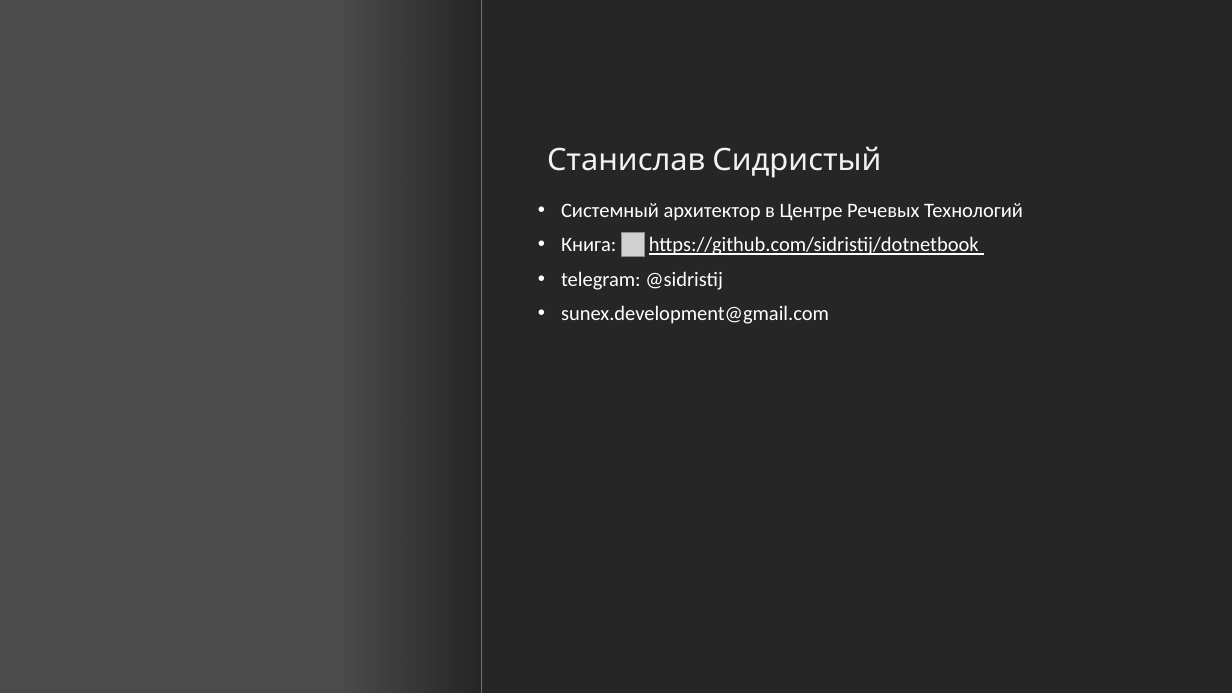
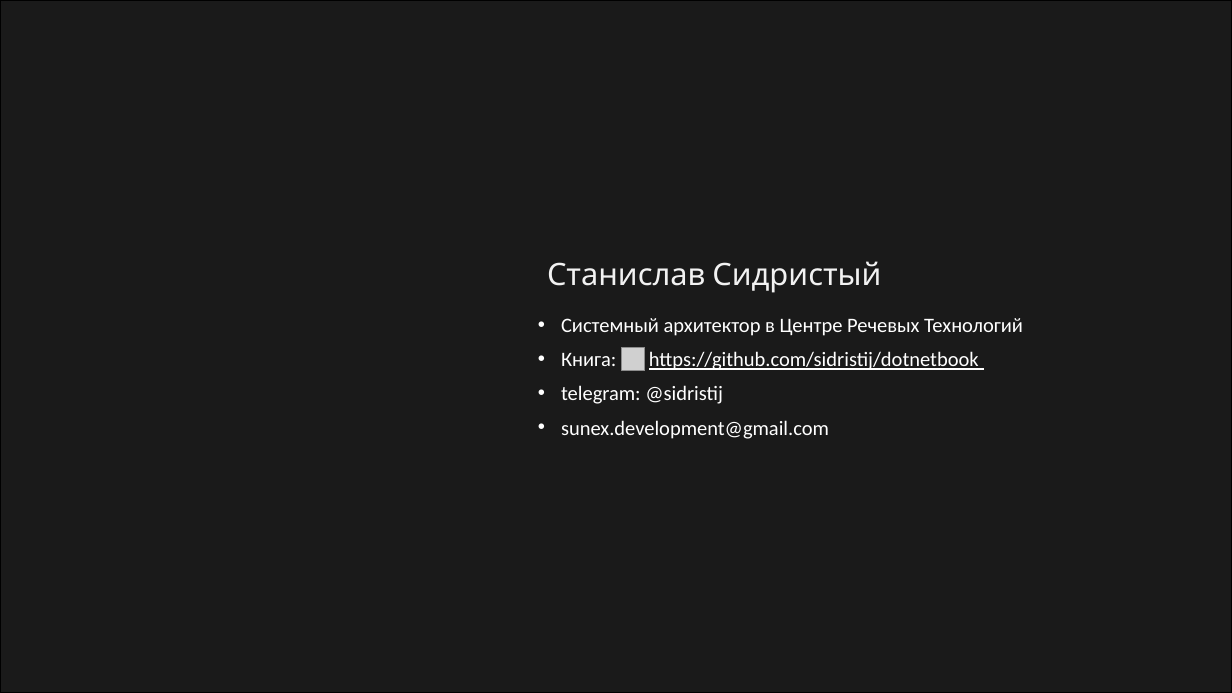
Before and after one commit to sidristij/presentations, a slide deck: slide 2 of 2023-dotnext-msk/02-dotnext-reactive-build.pptx. Drawn at 1232x693 pixels with LibreOffice and Linux fonts; fonts in the diff are those of the drawing; grey boxes stand for pictures; background and template pictures are left out. Boxes give left, top, right and bottom in pixels: in the first picture for what was removed or moved away, otherwise in the second. Text is boxed around its words. In the diff, an @@ line names an element or a change of style, - is before the commit and + after.

```diff
--- a/2023-dotnext-msk/02-dotnext-reactive-build.pptx
+++ b/2023-dotnext-msk/02-dotnext-reactive-build.pptx
@@ rectangle at [0,0,1232,693]: fill #262626 to #1A1A1A; outline none to #000000 1 pt @@
@@ picture removed at [0,0,482,693] @@
@@ rectangle removed at [0,0,482,693] @@
@@ rectangle removed at [342,0,481,693] @@
@@ rectangle added at [1228,0,1232,693], fill #548235 @@
@@ 2 texts, 1 picture: place and size @@
-2 texts, 1 picture at [547,146,1023,324]
+2 texts, 1 picture at [547,261,1023,439]
```
Also in this commit, not shown: 26 other slides changed, 2 slides added, 4 slides removed.
